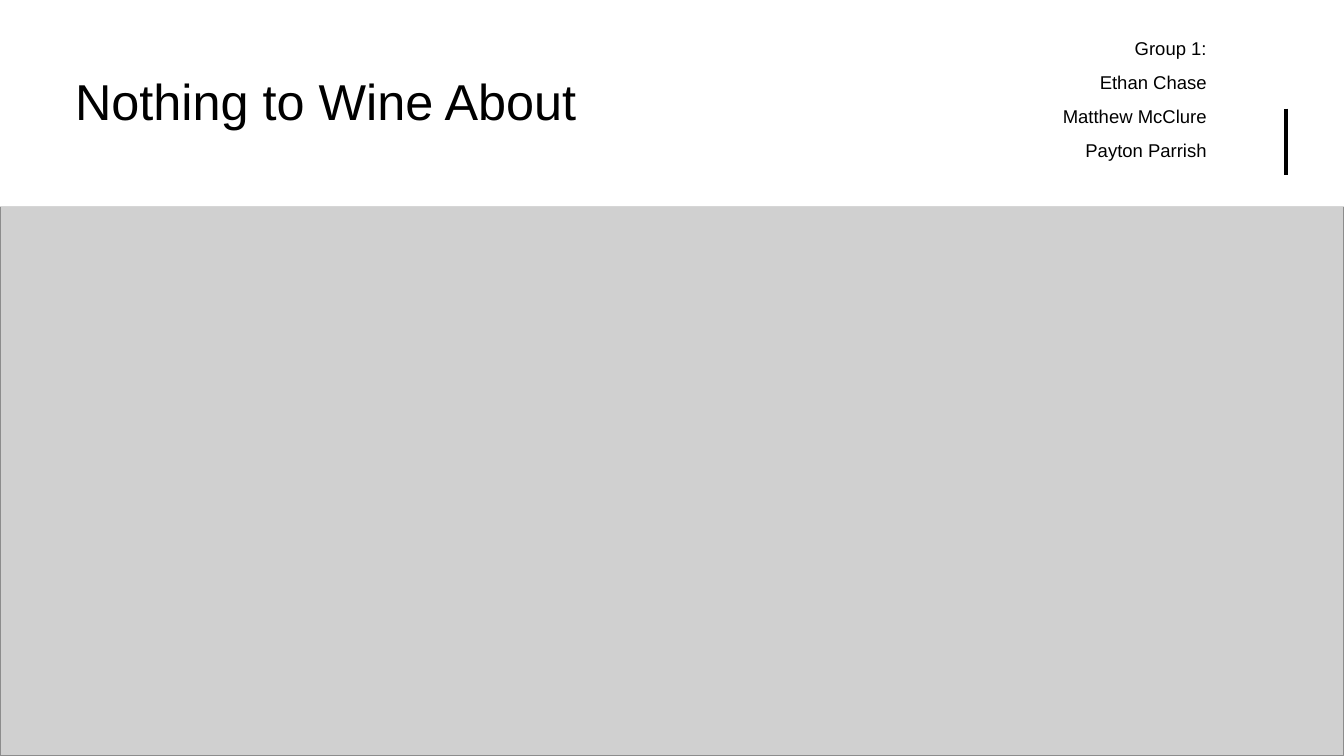
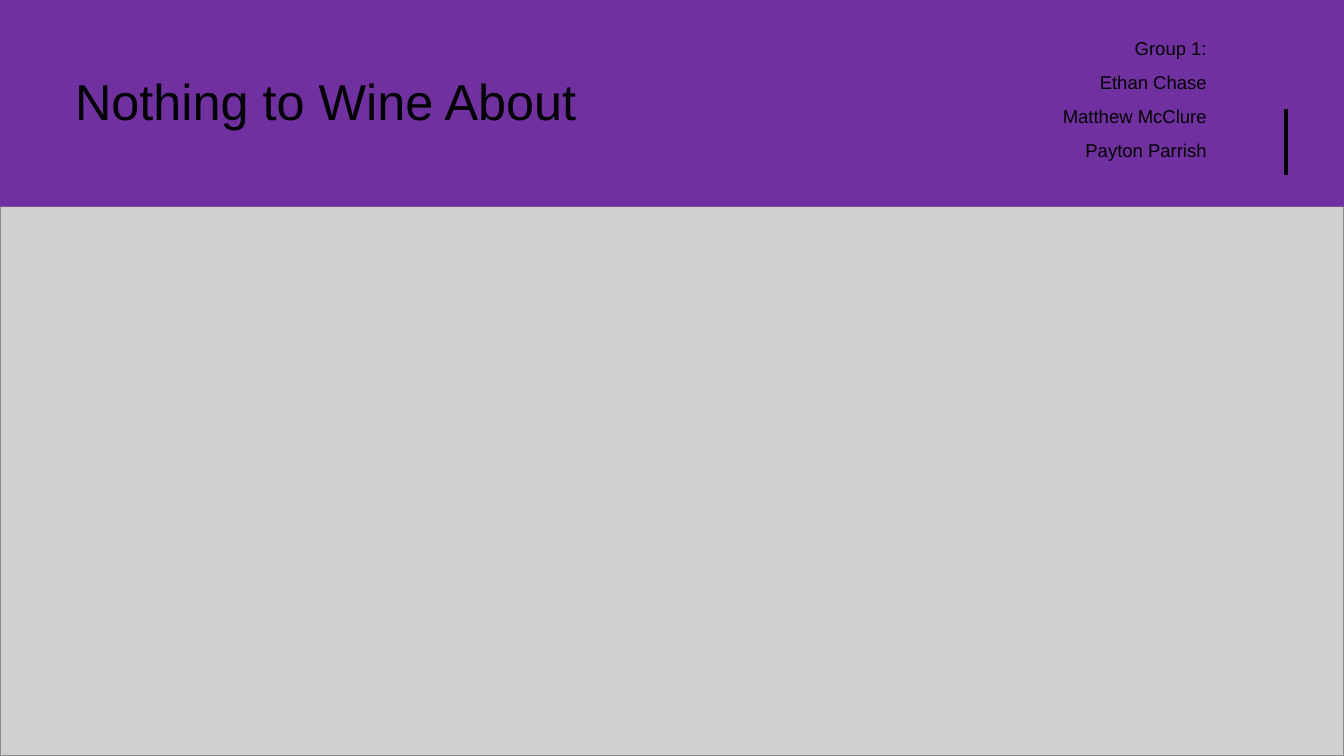
Before and after one commit to Mystaex/CSE4334-Project-Wine, a slide deck: slide 1 of wine_presentation.pptx. Drawn at 1344x756 pixels with LibreOffice and Linux fonts; fonts in the diff are those of the drawing; grey boxes stand for pictures. Boxes give left, top, right and bottom in pixels: in the first picture for what was removed or moved away, otherwise in the second. Text is boxed around its words. In the diff, an @@ line names an element or a change of style, - is before the commit and + after.

```diff
--- a/wine_presentation.pptx
+++ b/wine_presentation.pptx
@@ background #FFFFFF to #7030A0 @@
@@ fill #FFFFFF to #7030A0 in 3 elements at box(0, 0, 1344, 756), box(0, 0, 1344, 207), box(0, 0, 1344, 393) @@
@@ rectangle added at box(0, 0, 1344, 280), fill #7030A0 @@
```
Also in this commit, not shown: 8 other slides changed, 2 slides added, 1 slide removed, 5 other files.
